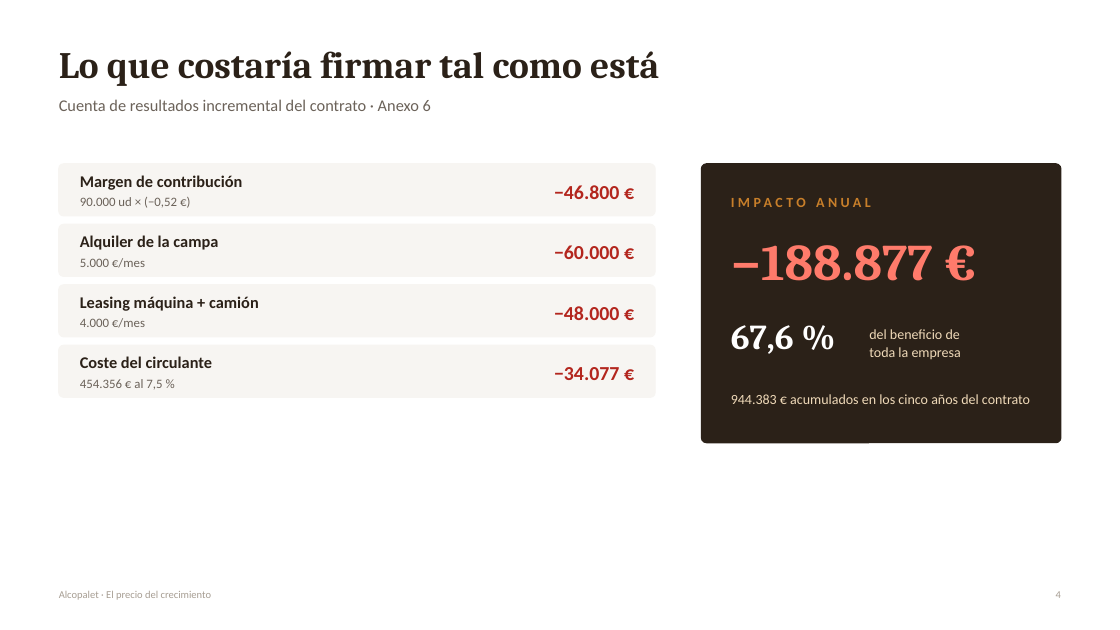
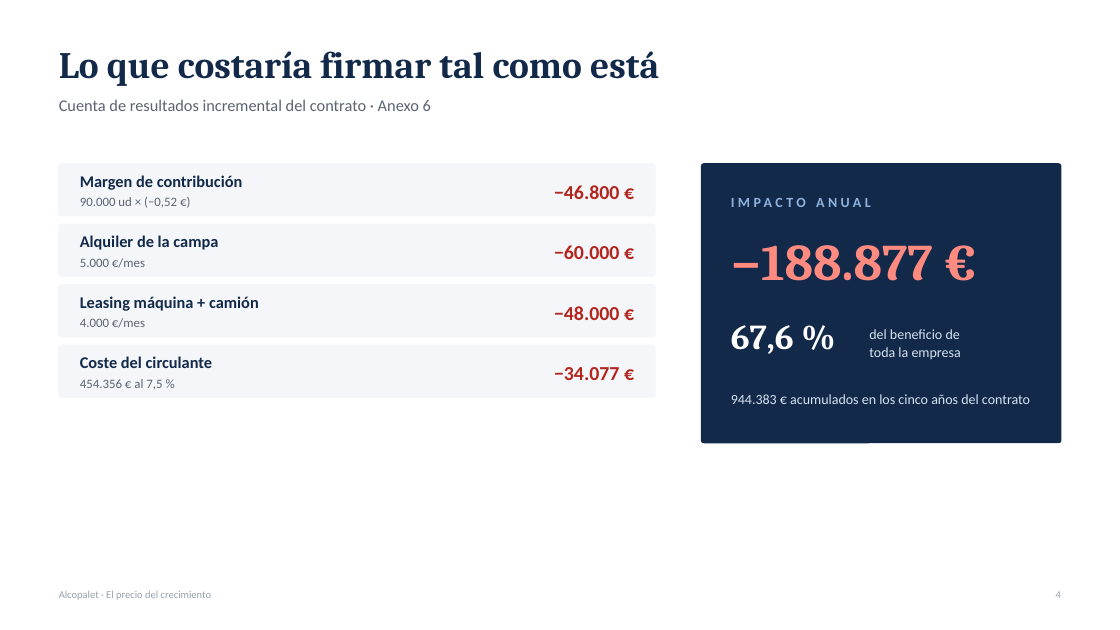
Before and after one commit to daniverdugocal-dot/DANISANTELMO, a slide deck: slide 4 of Alcopalet_Defensa.pptx. Drawn at 1120x630 pixels with LibreOffice and Linux fonts; fonts in the diff are those of the drawing. Boxes give left, top, right and bottom in pixels: in the first picture for what was removed or moved away, otherwise in the second. Text is boxed around its words. In the diff, an @@ line names an element or a change of style, - is before the commit and + after.

```diff
--- a/Alcopalet_Defensa.pptx
+++ b/Alcopalet_Defensa.pptx
@@ rounded rectangle at bbox=[702, 164, 1061, 443]: fill #2B2118 to #12294A; outline #2B2118 1 pt to #12294A 1 pt; proportions changed @@
@@ text "IMPACTO ANUAL" at bbox=[731, 189, 1075, 214]: text colour #C87F2A to #8FB3DE @@
@@ text "−188.877 €" at bbox=[731, 245, 933, 281]: text colour #FF7B6B to #FF8A80 @@
@@ text "del beneficio de" at bbox=[869, 329, 961, 359]: text colour #EFD9B8 to #D6E2F0 @@
@@ fill #F7F5F2 to #F4F6F9; outline #F7F5F2 1 pt to #F4F6F9 1 pt; proportions changed in 4 elements at bbox=[59, 164, 655, 216], bbox=[59, 224, 655, 276], bbox=[59, 285, 655, 337], bbox=[59, 345, 655, 397] @@
@@ text colour #2B2118 to #12294A in 5 elements at bbox=[59, 51, 659, 86], bbox=[80, 175, 243, 190], bbox=[80, 235, 218, 250], bbox=[80, 296, 259, 311], bbox=[80, 356, 212, 368] @@
@@ text colour #6B6259 to #5A6472 in 5 elements at bbox=[59, 99, 431, 111], bbox=[80, 197, 177, 208], bbox=[80, 258, 145, 268], bbox=[80, 318, 145, 328], bbox=[80, 379, 162, 389] @@
@@ text "944.383 € acumulados en los ..." at bbox=[731, 394, 1030, 404]: text colour #EFD9B8 to #D6E2F0 @@
@@ text "Alcopalet · El precio del ..." at bbox=[59, 591, 211, 600]: text colour #A79E93 to #98A2B0 @@
@@ text "4" at bbox=[1056, 591, 1061, 598]: text colour #A79E93 to #98A2B0 @@
```
Also in this commit, not shown: 11 other slides changed, 1 other file.
